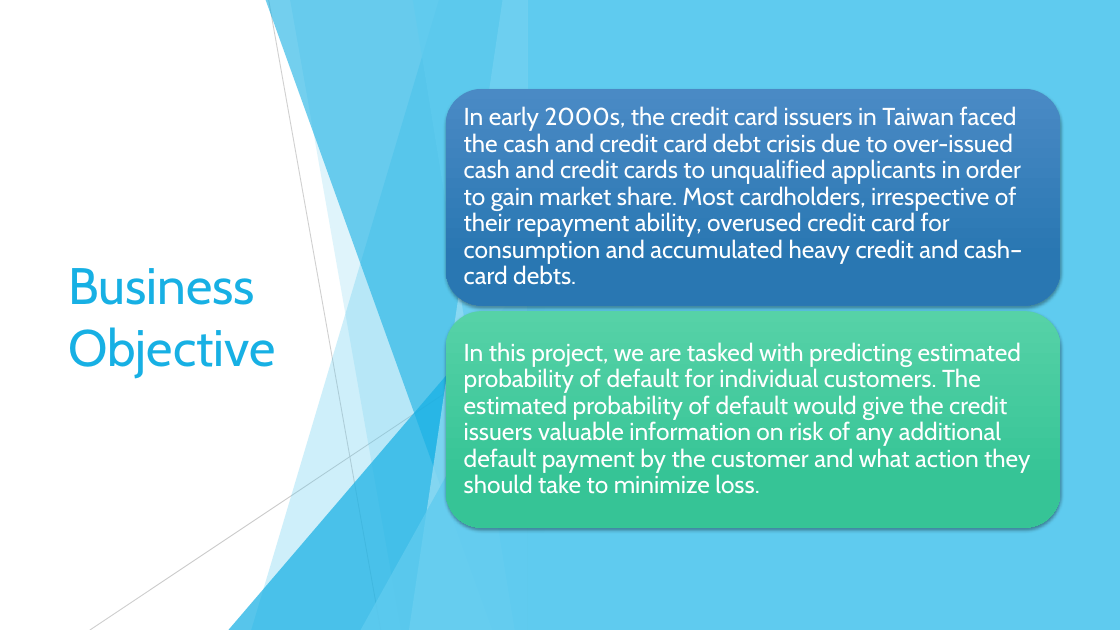
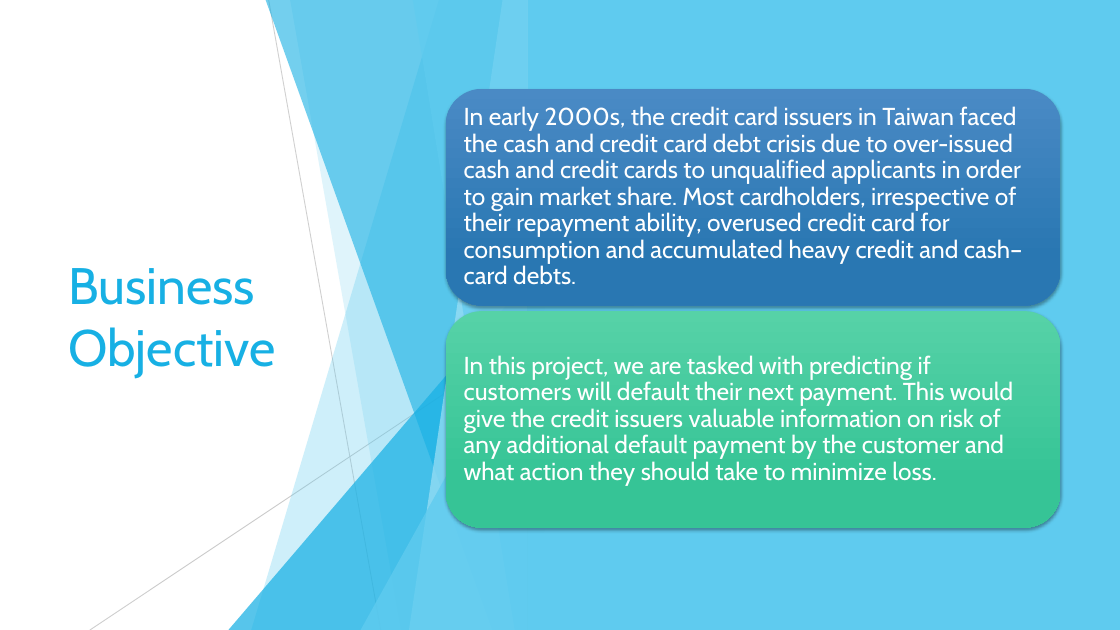
Before and after one commit to mianhuang/DataAnalytics-Python-Code, a slide deck: slide 2 of C5T1_CreditOne_Framework.pptx. Drawn at 1120x630 pixels with LibreOffice and Linux fonts; fonts in the diff are those of the drawing. Boxes give left, top, right and bottom in pixels: in the first picture for what was removed or moved away, otherwise in the second. Text is boxed around its words. In the diff, an @@ line names an element or a change of style, - is before the commit and + after.

```diff
--- a/C5T1_CreditOne_Framework.pptx
+++ b/C5T1_CreditOne_Framework.pptx
@@ text at [464,355,1013,486]: text changed @@
-In this project, we are tasked with predicting estimated probability of default for individual customers. The estimated probability of default would give the credit issuers valuable information on risk of any additional default payment by the customer and what action they should take to minimize loss.
+In this project, we are tasked with predicting if customers will default their next payment. This would give the credit issuers valuable information on risk of any additional default payment by the customer and what action they should take to minimize loss.
```
Also in this commit, not shown: 3 other slides changed, 5 slides added.
